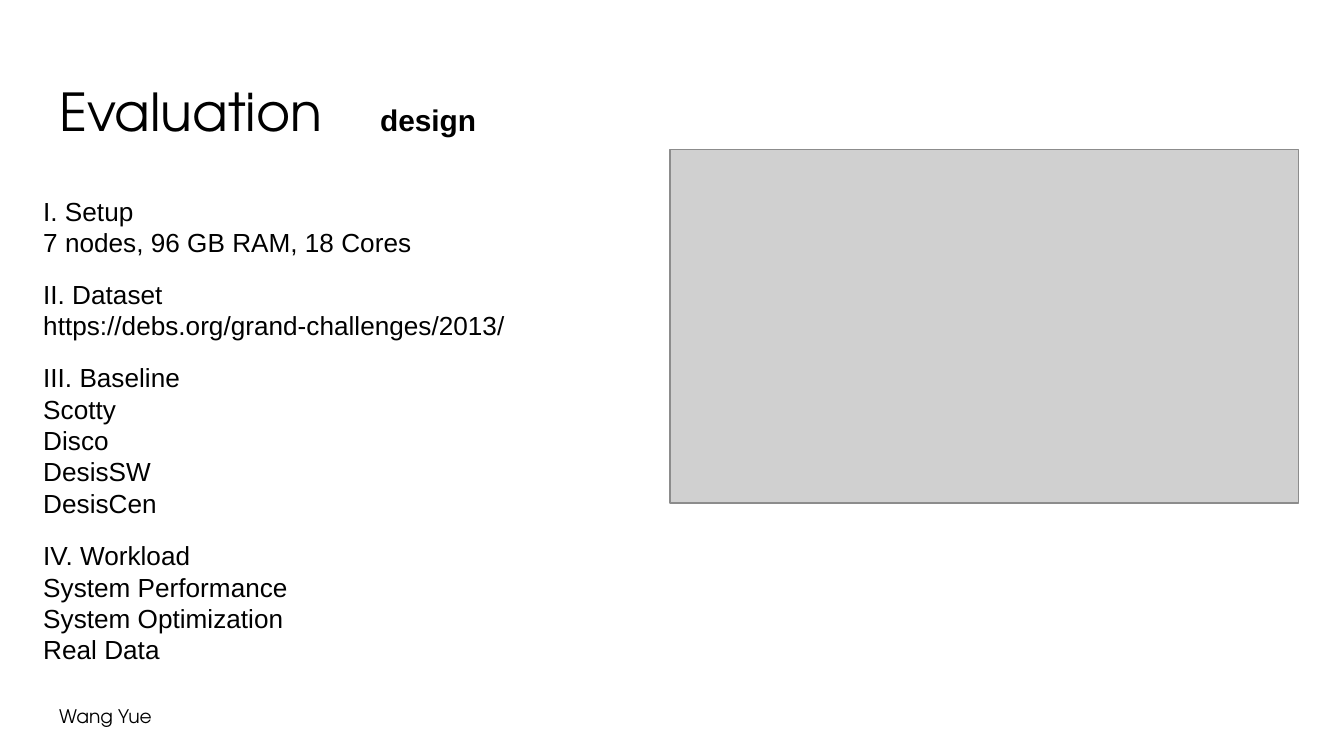
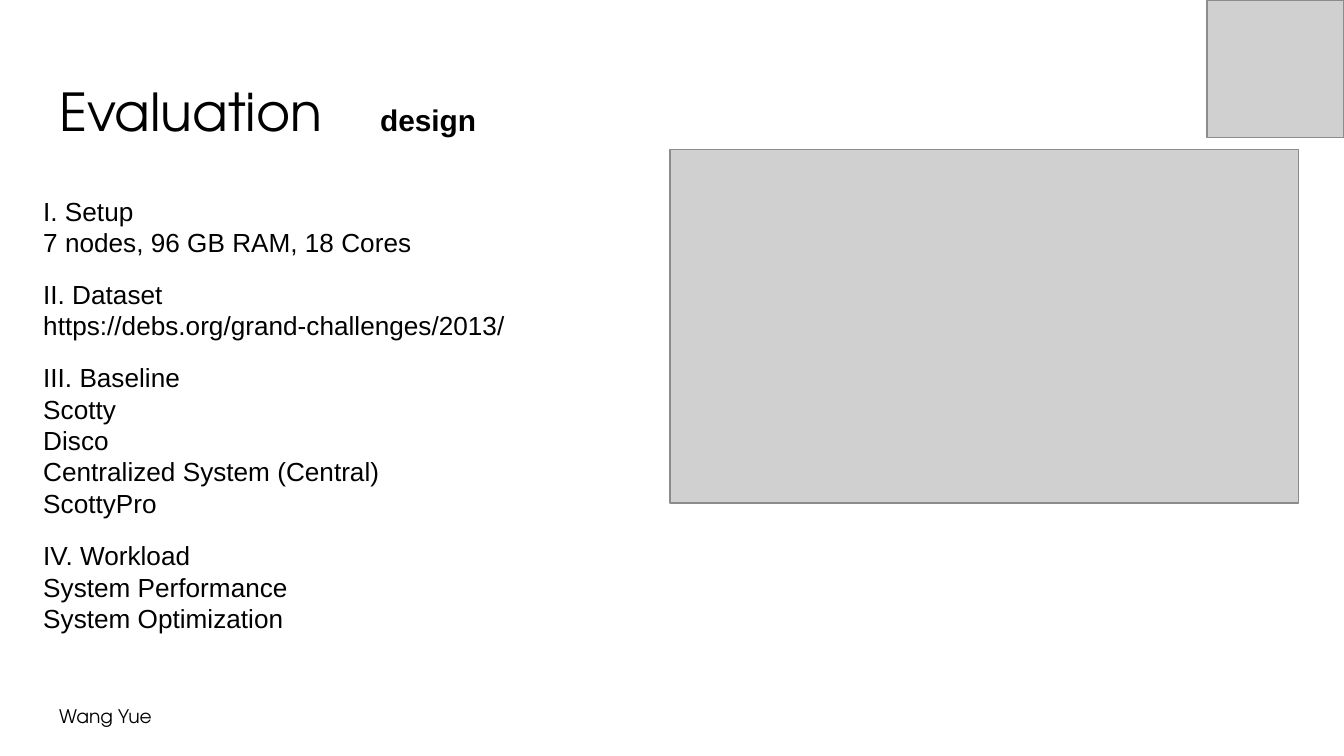
Before and after one commit to wywclmqf/DESengine, a slide deck: slide 28 of FigureScripts/symposium 2022-4.pptx (slide 31 before the commit). Drawn at 1344x756 pixels with LibreOffice and Linux fonts; fonts in the diff are those of the drawing; grey boxes stand for pictures; background and template pictures are left out. Boxes give left, top, right and bottom in pixels: in the first picture for what was removed or moved away, otherwise in the second. Text is boxed around its words. In the diff, an @@ line names an element or a change of style, - is before the commit and + after.

```diff
--- a/FigureScripts/symposium 2022-4.pptx
+++ b/FigureScripts/symposium 2022-4.pptx
@@ picture added at bbox=[1207, 0, 1344, 137] @@
@@ text at bbox=[43, 462, 379, 518]: text changed @@
-DesisSW
-DesisCen
+Centralized System (Central)
+ScottyPro
@@ text at bbox=[43, 640, 159, 660]: paragraph removed @@
-Real Data
```
Also in this commit, not shown: 29 other slides changed, 4 slides added, 10 slides removed, 5 other files.
